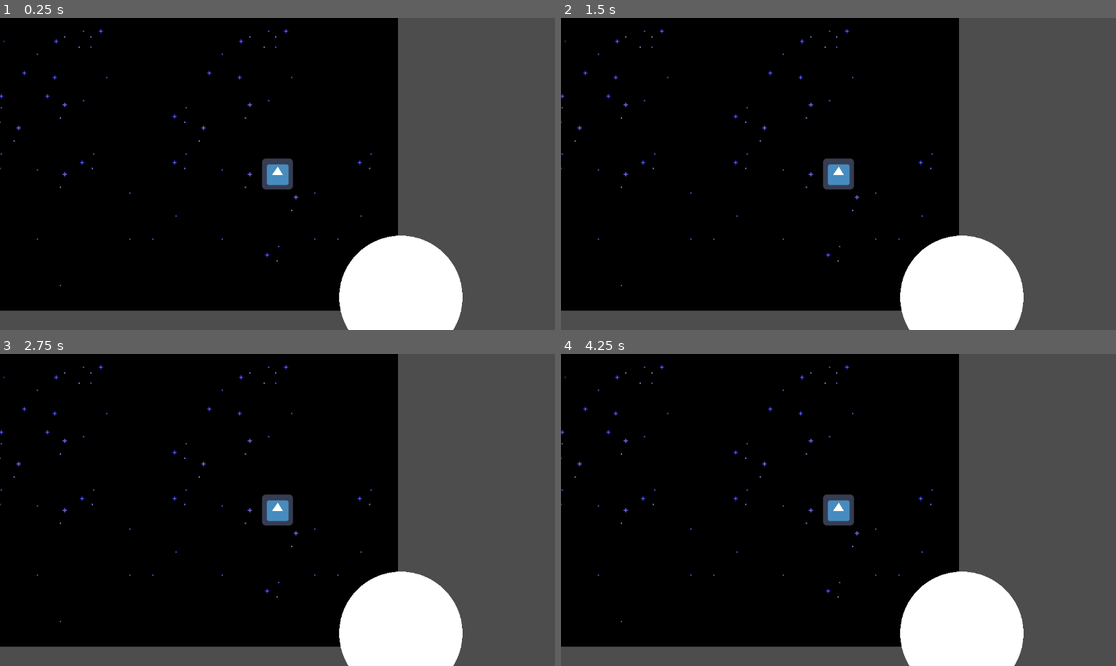
Above: before the commit, frames 1-4 (two rows, left to right).
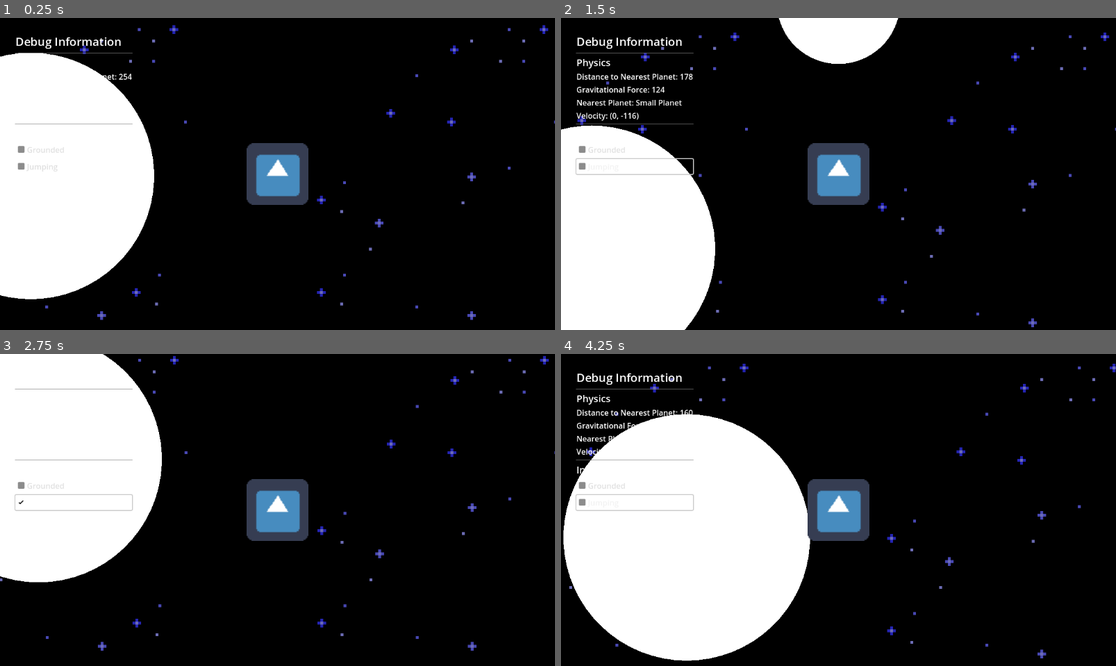
Above: after the commit, the same moments.

Repository: garhow/loplanet
Game: Godot game, scene res://scenes/stages/test_stage.tscn
Same seed, same stepped clock (60 frames per second), same inputs: the game is played once before the commit and once after it. The engine's default icon, where the game draws it, is replaced by a stand-in: a white triangle on a blue panel in a dark square.
Inputs (mouse positions are in pixels of both pictures, inside the frame that each line leads up to):
- Up to frame 1 (0.25 s): no input
- Up to frame 2 (1.5 s): click (633, 149) at 0.5 s, where only the run after the commit has a clickable "Grounded"; click (633, 167) at 1.25 s, where only the run after the commit has a clickable "Jumping"
- Up to frame 3 (2.75 s): hold D (player_move_right, bound only after the commit) from 2.03 s (still down); tap Space (player_jump, bound only after the commit) at 2.1, 2.27, 2.57 s
- Up to frame 4 (4.25 s): tap Space (player_jump, bound only after the commit) at 2.85, 3.02, 3.32, 3.6 s; release D (player_move_right, bound only after the commit) at 3.53 s; hold A (player_move_left, bound only after the commit) from 3.53 s (still down)

The runs differ from the first frame. In frame 1, 56% of the frame differs, in the area x 0-100%, y 0-100%; in frame 2, 55%; in frame 3, 56%; in frame 4, 65%.
Error before the commit: Parse Error: Function "deg2rad()" not found in base self. Did you mean to use "deg_to_rad()"? (res://scripts/controllers/bunny.gd:26)
Error after the commit: Invalid assignment of property or key 'rotating' with value of type 'bool' on a base object of type 'Camera2D'. (res://scripts/controllers/bunny.gd:168)

Commit message:
working on it

Diff:
--- a/project.godot
+++ b/project.godot
@@ -15,6 +15,35 @@
 config/features=PackedStringArray("4.0", "Vulkan Clustered")
 config/icon="res://icon.png"
 
+[input]
+
+player_move_left={
+"deadzone": 0.5,
+"events": [Object(InputEventKey,"resource_local_to_scene":false,"resource_name":"","device":0,"window_id":0,"store_command":true,"alt_pressed":false,"shift_pressed":false,"meta_pressed":false,"command_pressed":false,"pressed":false,"keycode":0,"physical_keycode":16777231,"unicode":0,"echo":false,"script":null)
+, Object(InputEventKey,"resource_local_to_scene":false,"resource_name":"","device":0,"window_id":0,"store_command":true,"alt_pressed":false,"shift_pressed":false,"meta_pressed":false,"command_pressed":false,"pressed":false,"keycode":0,"physical_keycode":65,"unicode":0,"echo":false,"script":null)
+, Object(InputEventJoypadMotion,"resource_local_to_scene":false,"resource_name":"","device":-1,"axis":0,"axis_value":-1.0,"script":null)
+]
+}
+player_move_right={
+"deadzone": 0.5,
+"events": [Object(InputEventKey,"resource_local_to_scene":false,"resource_name":"","device":0,"window_id":0,"store_command":true,"alt_pressed":false,"shift_pressed":false,"meta_pressed":false,"command_pressed":false,"pressed":false,"keycode":0,"physical_keycode":16777233,"unicode":0,"echo":false,"script":null)
+, Object(InputEventKey,"resource_local_to_scene":false,"resource_name":"","device":-1,"window_id":0,"store_command":true,"alt_pressed":false,"shift_pressed":false,"meta_pressed":false,"command_pressed":false,"pressed":false,"keycode":0,"physical_keycode":68,"unicode":100,"echo":false,"script":null)
+, Object(InputEventJoypadMotion,"resource_local_to_scene":false,"resource_name":"","device":-1,"axis":0,"axis_value":1.0,"script":null)
+]
+}
+player_jump={
+"deadzone": 0.5,
+"events": [Object(InputEventKey,"resource_local_to_scene":false,"resource_name":"","device":0,"window_id":0,"store_command":true,"alt_pressed":false,"shift_pressed":false,"meta_pressed":false,"command_pressed":false,"pressed":false,"keycode":0,"physical_keycode":32,"unicode":0,"echo":false,"script":null)
+, Object(InputEventJoypadButton,"resource_local_to_scene":false,"resource_name":"","device":-1,"button_index":0,"pressure":0.0,"pressed":false,"script":null)
+]
+}
+game_reset={
+"deadzone": 0.5,
+"events": [Object(InputEventKey,"resource_local_to_scene":false,"resource_name":"","device":0,"window_id":0,"store_command":true,"alt_pressed":false,"shift_pressed":false,"meta_pressed":false,"command_pressed":false,"pressed":false,"keycode":0,"physical_keycode":82,"unicode":0,"echo":false,"script":null)
+, Object(InputEventJoypadButton,"resource_local_to_scene":false,"resource_name":"","device":-1,"button_index":4,"pressure":0.0,"pressed":false,"script":null)
+]
+}
+
 [physics]
 
 2d/default_gravity=0.0
--- a/scenes/controllers/bunny.tscn
+++ b/scenes/controllers/bunny.tscn
@@ -1,22 +1,118 @@
-[gd_scene load_steps=4 format=3 uid="uid://c03d8w08fxgca"]
+[gd_scene load_steps=5 format=3 uid="uid://c03d8w08fxgca"]
 
 [ext_resource type="Script" path="res://scripts/controllers/bunny.gd" id="1_d41rr"]
 [ext_resource type="Texture2D" uid="uid://ba1l7m411apbr" path="res://icon.png" id="2_wbht8"]
 
-[sub_resource type="RectangleShape2D" id="RectangleShape2D_udvs7"]
-size = Vector2(64, 64)
+[sub_resource type="SpriteFrames" id="SpriteFrames_sk1wm"]
+animations = [{
+"frames": [ExtResource( "2_wbht8" )],
+"loop": true,
+"name": &"Idle",
+"speed": 5.0
+}]
+
+[sub_resource type="CircleShape2D" id="CircleShape2D_nerx0"]
+radius = 32.0
 
 [node name="Bunny" type="CharacterBody2D"]
-motion_mode = 1
-wall_min_slide_angle = 0.0
 script = ExtResource( "1_d41rr" )
 
 [node name="Camera" type="Camera2D" parent="."]
+rotating = true
 current = true
+zoom = Vector2(2, 2)
 smoothing_enabled = true
 
-[node name="Sprite" type="Sprite2D" parent="."]
-texture = ExtResource( "2_wbht8" )
+[node name="Sprite" type="AnimatedSprite2D" parent="."]
+frames = SubResource( "SpriteFrames_sk1wm" )
+animation = &"Idle"
 
 [node name="Collision" type="CollisionShape2D" parent="."]
-shape = SubResource( "RectangleShape2D_udvs7" )
+shape = SubResource( "CircleShape2D_nerx0" )
+
+[node name="HUD" type="CanvasLayer" parent="."]
+
+[node name="Debug" type="Control" parent="HUD"]
+visible = false
+offset_right = 40.0
+offset_bottom = 40.0
+
+[node name="Margin" type="MarginContainer" parent="HUD/Debug"]
+offset_right = 248.0
+offset_bottom = 125.0
+theme_override_constants/margin_left = 32
+theme_override_constants/margin_top = 32
+theme_override_constants/margin_right = 32
+theme_override_constants/margin_bottom = 32
+
+[node name="List" type="VBoxContainer" parent="HUD/Debug/Margin"]
+offset_left = 32.0
+offset_top = 32.0
+offset_right = 256.0
+offset_bottom = 345.0
+
+[node name="Label" type="Label" parent="HUD/Debug/Margin/List"]
+offset_right = 224.0
+offset_bottom = 37.0
+theme_override_font_sizes/font_size = 24
+text = "Debug Information"
+
+[node name="Separator" type="HSeparator" parent="HUD/Debug/Margin/List"]
+offset_top = 41.0
+offset_right = 224.0
+offset_bottom = 45.0
+
+[node name="Physics" type="Label" parent="HUD/Debug/Margin/List"]
+offset_top = 49.0
+offset_right = 224.0
+offset_bottom = 80.0
+theme_override_font_sizes/font_size = 20
+text = "Physics"
+
+[node name="Distance" type="Label" parent="HUD/Debug/Margin/List"]
+offset_top = 84.0
+offset_right = 224.0
+offset_bottom = 110.0
+text = "Distance to Nearest Planet: 0"
+
+[node name="Gravitational Force" type="Label" parent="HUD/Debug/Margin/List"]
+offset_top = 114.0
+offset_right = 224.0
+offset_bottom = 140.0
+text = "Gravitational Force: 0"
+
+[node name="Planet" type="Label" parent="HUD/Debug/Margin/List"]
+offset_top = 144.0
+offset_right = 224.0
+offset_bottom = 170.0
+text = "Nearest Planet: --"
+
+[node name="Velocity" type="Label" parent="HUD/Debug/Margin/List"]
+offset_top = 174.0
+offset_right = 224.0
+offset_bottom = 200.0
+text = "Velocity: (0, 0)"
+
+[node name="Separator2" type="HSeparator" parent="HUD/Debug/Margin/List"]
+offset_top = 204.0
+offset_right = 224.0
+offset_bottom = 208.0
+
+[node name="Input" type="Label" parent="HUD/Debug/Margin/List"]
+offset_top = 212.0
+offset_right = 224.0
+offset_bottom = 243.0
+theme_override_font_sizes/font_size = 20
+text = "Input"
+
+[node name="Grounded" type="CheckBox" parent="HUD/Debug/Margin/List"]
+offset_top = 247.0
+offset_right = 224.0
+offset_bottom = 278.0
+text = "Grounded"
+
+[node name="Jumping" type="CheckBox" parent="HUD/Debug/Margin/List"]
+offset_top = 282.0
+offset_right = 224.0
+offset_bottom = 313.0
+text = "Jumping"
--- a/scenes/stages/test_stage.tscn
+++ b/scenes/stages/test_stage.tscn
@@ -1,7 +1,21 @@
-[gd_scene load_steps=5 format=3 uid="uid://cfpwf6663ik6k"]
+[gd_scene load_steps=9 format=3 uid="uid://cfpwf6663ik6k"]
 
 [ext_resource type="Texture2D" uid="uid://bbr6alwqedptj" path="res://textures/stages/test/backgrounds/stars.png" id="1_ob7kw"]
 [ext_resource type="PackedScene" uid="uid://c03d8w08fxgca" path="res://scenes/controllers/bunny.tscn" id="2_33ym8"]
+
+[sub_resource type="CircleShape2D" id="CircleShape2D_tpmso"]
+radius = 256.0
+
+[sub_resource type="SphereMesh" id="SphereMesh_opxeq"]
+radius = 256.0
+height = 512.0
+
+[sub_resource type="CircleShape2D" id="CircleShape2D_whoni"]
+radius = 64.0
+
+[sub_resource type="SphereMesh" id="SphereMesh_quoey"]
+radius = 64.0
+height = 128.0
 
 [sub_resource type="CircleShape2D" id="CircleShape2D_tl62f"]
 radius = 128.0
@@ -12,13 +26,31 @@
 
 [node name="Test Stage" type="Node2D"]
 
-[node name="Planet" type="StaticBody2D" parent="." groups=["Planets"]]
-position = Vector2(256, 256)
+[node name="Big Planet" type="StaticBody2D" parent="." groups=["Planets"]]
+position = Vector2(0, 512)
 
-[node name="Collision" type="CollisionShape2D" parent="Planet"]
+[node name="Collision" type="CollisionShape2D" parent="Big Planet"]
+shape = SubResource( "CircleShape2D_tpmso" )
+
+[node name="MeshInstance2D" type="MeshInstance2D" parent="Big Planet"]
+mesh = SubResource( "SphereMesh_opxeq" )
+
+[node name="Small Planet" type="StaticBody2D" parent="." groups=["Planets"]]
+position = Vector2(0, -256)
+
+[node name="Collision" type="CollisionShape2D" parent="Small Planet"]
+shape = SubResource( "CircleShape2D_whoni" )
+
+[node name="MeshInstance2D" type="MeshInstance2D" parent="Small Planet"]
+mesh = SubResource( "SphereMesh_quoey" )
+
+[node name="Medium Planet" type="StaticBody2D" parent="." groups=["Planets"]]
+position = Vector2(-256, 0)
+
+[node name="Collision" type="CollisionShape2D" parent="Medium Planet"]
 shape = SubResource( "CircleShape2D_tl62f" )
 
-[node name="MeshInstance2D" type="MeshInstance2D" parent="Planet"]
+[node name="MeshInstance2D" type="MeshInstance2D" parent="Medium Planet"]
 mesh = SubResource( "SphereMesh_nh8in" )
 
 [node name="Bunny" parent="." instance=ExtResource( "2_33ym8" )]
--- a/scripts/controllers/bunny.gd
+++ b/scripts/controllers/bunny.gd
@@ -1,29 +1,185 @@
 extends CharacterBody2D
 
-const GRAVITY = 600.0
-const SPEED = 300.0
-const JUMP_VELOCITY = -400.0
+# Physics constants
+const GRAVITY = 980 * 2
+const JUMP_VELOCITY = 400.0
 
+## Enables debug mode.
+@export var show_debug : bool = true
+
+## Enables camera rotation.
+@export var camera_rotation : bool = false
+
+## Enables smooth camera and sprite rotation.
+@export var smooth_rotation : bool = true
+
+##
+# Nodes
+##
+
+## The game's camera.
+@onready var camera : Camera2D = $Camera
+## The player's collision.
+@onready var collision : CollisionShape2D = $Collision
+## The character sprite.
+@onready var sprite : AnimatedSprite2D = $Sprite
+
+##
+# Movement Physics
+##
+
+var acceleration : float = 2
+var deceleration : float = 10
+var facing_direction : float = 1
+var maximum_speed : float = 400
+var speed : float
+
+##
+# Space Physics
+##
+
+## The direction to the closest planet.
+var gravitational_direction : Vector2
+## The gravitational force applied to the player.
+var gravitational_force : float
+## The minimum gravitational force before the player dies
+var minimum_gravitational_force = 10
+## Nearest planet to the player.
 var planet : StaticBody2D
-var horizontal_movement : float
-var vertical_movement : float
-var currentVelocity : Vector2
+
+##
+# States
+##
+
+## Returns true if the player is on the ground.
+var grounded : bool
+## Returns true if the player is jumping.
+var jumped : bool
+
+func _process(_delta):
+	update_debug_info()
 
 func _physics_process(delta):
-	for closestPlanet in get_tree().get_nodes_in_group("Planets"):
-		planet = closestPlanet
+	find_nearest_planet()
 
-	var dir = global_position.direction_to(planet.global_position)
+	calculate_gravity()
 
-	# Add the gravity.
-	velocity += GRAVITY * dir
+	set_direction()
+
+	set_state()
+
+	get_input()
+
+	apply_movement()
 
 	rotate_player(delta)
 
+	# Apply gravity
+	apply_gravity(delta)
+
+	# Apply speed limit
+	limit_velocity()
+
+	# Apply velocity to the character
 	move_and_slide()
 
-func rotate_player(delta):
-	global_rotation = lerp_angle(global_rotation, (planet.global_position - global_position).angle() - deg2rad(90), delta * 3)
+func apply_gravity(delta : float):
+	velocity += gravitational_force * gravitational_direction * delta
 
-func get_gravity_dir_vector():
-	return (planet.transform.origin - transform.origin).normalized()
+func apply_movement():
+	if grounded:
+		velocity += -up_direction.rotated(45 * -sign(speed)) * speed
+
+func calculate_gravity():
+	var player_mass = 32
+	var planet_mass = planet.get_node("Collision").shape.radius
+	gravitational_direction = global_position.direction_to(planet.global_position)
+	gravitational_force = GRAVITY * (player_mass * planet_mass / pow(global_position.distance_to(planet.global_position), 2))
+
+func get_input():
+	# Player actions
+	if grounded:
+		if Input.is_action_pressed("player_move_left"):
+			if speed > 0:
+				speed -= deceleration
+				if speed <= 0:
+					speed = -0.5
+			elif speed > -maximum_speed:
+				speed -= acceleration
+				if speed <= -maximum_speed:
+					speed = -maximum_speed
+		elif Input.is_action_pressed("player_move_right"):
+			if speed < 0:
+				speed += deceleration
+				if speed >= 0:
+					speed = 0.5
+			elif speed < maximum_speed:
+				speed += acceleration
+				if speed >= maximum_speed:
+					speed = maximum_speed
+		else: speed -= min(abs(speed), acceleration) * sign(speed)
+		if Input.is_action_just_pressed("player_jump") and !jumped:
+			jumped = true
+			velocity += JUMP_VELOCITY * -gravitational_direction
+
+	# Game-related actions
+	if Input.is_action_just_pressed("game_reset"):
+		reset_player()
+
+# Updates debug information
+func update_debug_info():
+	if show_debug:
+		$HUD/Debug.visible = true
+		$HUD/Debug/Margin/List/Distance.text = "Distance to Nearest Planet: " + str(round(planet.global_position.distance_to(global_position)))
+		$"HUD/Debug/Margin/List/Gravitational Force".text = "Gravitational Force: " + str(round(gravitational_force))
+		$HUD/Debug/Margin/List/Planet.text = "Nearest Planet: " + str(planet.name)
+		$HUD/Debug/Margin/List/Velocity.text = "Velocity: " + str(velocity.round())
+		$HUD/Debug/Margin/List/Grounded.button_pressed = grounded
+		$HUD/Debug/Margin/List/Jumping.button_pressed = jumped
+	else: $HUD/Debug.visible = false
+
+# Find the nearest planet
+func find_nearest_planet():
+	# All planets in the current stage
+	var planets = get_tree().get_nodes_in_group("Planets")
+
+	# Set nearest planet as the first
+	planet = planets[0]
+
+	# Find nearest planet of all planets in the stage
+	for current_planet in planets:
+		if current_planet.global_position.distance_to(global_position) < planet.global_position.distance_to(global_position):
+			planet = current_planet
+
+func limit_velocity():
+	velocity.x = clamp(velocity.x, -maximum_speed, maximum_speed)
+	velocity.y = clamp(velocity.y, -maximum_speed, maximum_speed)
+
+func reset_player():
+	gravitational_direction = Vector2.ZERO
+	gravitational_force = 0
+	grounded = false
+	jumped = false
+	position = Vector2.ZERO
+	speed = 0
+	velocity = Vector2.ZERO
+
+func rotate_player(delta : float):
+	camera.rotating = camera_rotation
+	camera.smoothing_enabled = smooth_rotation
+	camera.rotation = lerp_angle(camera.rotation, gravitational_direction.angle() - PI/2, delta * 8) if smooth_rotation else gravitational_direction.angle() - PI/2
+	collision.rotation = gravitational_direction.angle() - PI/2
+	sprite.rotation = lerp_angle(sprite.rotation, gravitational_direction.angle() - PI/2, delta * 8) if smooth_rotation else gravitational_direction.angle() - PI/2
+
+func set_direction():
+	up_direction = -gravitational_direction
+
+func set_state():
+	if is_on_floor():
+		grounded = true
+		jumped = false
+		velocity = Vector2.ZERO
+	else:
+		grounded = false
+		if gravitational_force < minimum_gravitational_force:
+			reset_player()
